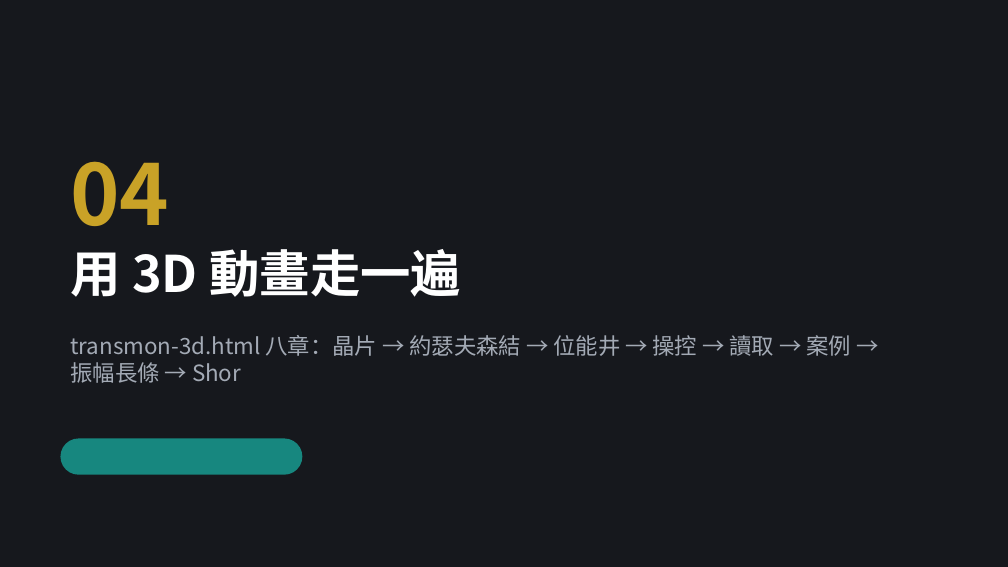
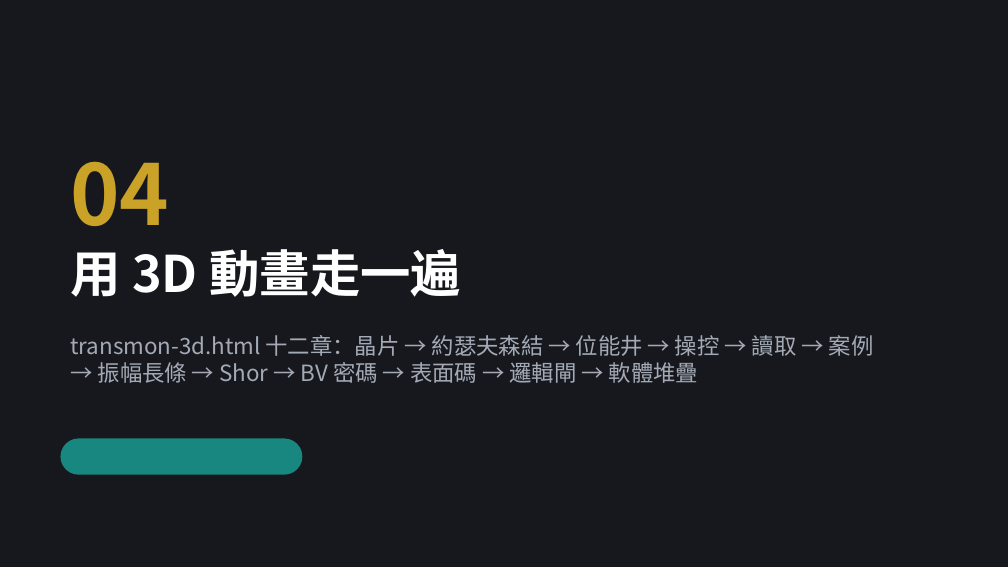
Before and after one commit to pcpcchen-coder/QuantumComputing, a slide deck: slide 17 of slides/transmon.pptx. Drawn at 1008x567 pixels with LibreOffice and Linux fonts; fonts in the diff are those of the drawing. Boxes give left, top, right and bottom in pixels: in the first picture for what was removed or moved away, otherwise in the second. Text is boxed around its words. In the diff, an @@ line names an element or a change of style, - is before the commit and + after.

```diff
--- a/slides/transmon.pptx
+++ b/slides/transmon.pptx
@@ text at (x1=70, y1=335, x2=874, y2=383): text changed @@
-transmon-3d.html 八章：晶片 → 約瑟夫森結 → 位能井 → 操控 → 讀取 → 案例 → 振幅長條 → Shor
+transmon-3d.html 十二章：晶片 → 約瑟夫森結 → 位能井 → 操控 → 讀取 → 案例 → 振幅長條 → Shor → BV 密碼 → 表面碼 → 邏輯閘 → 軟體堆疊
```
Also in this commit, not shown: 1 other slide changed, 4 slides added, 14 other files.
